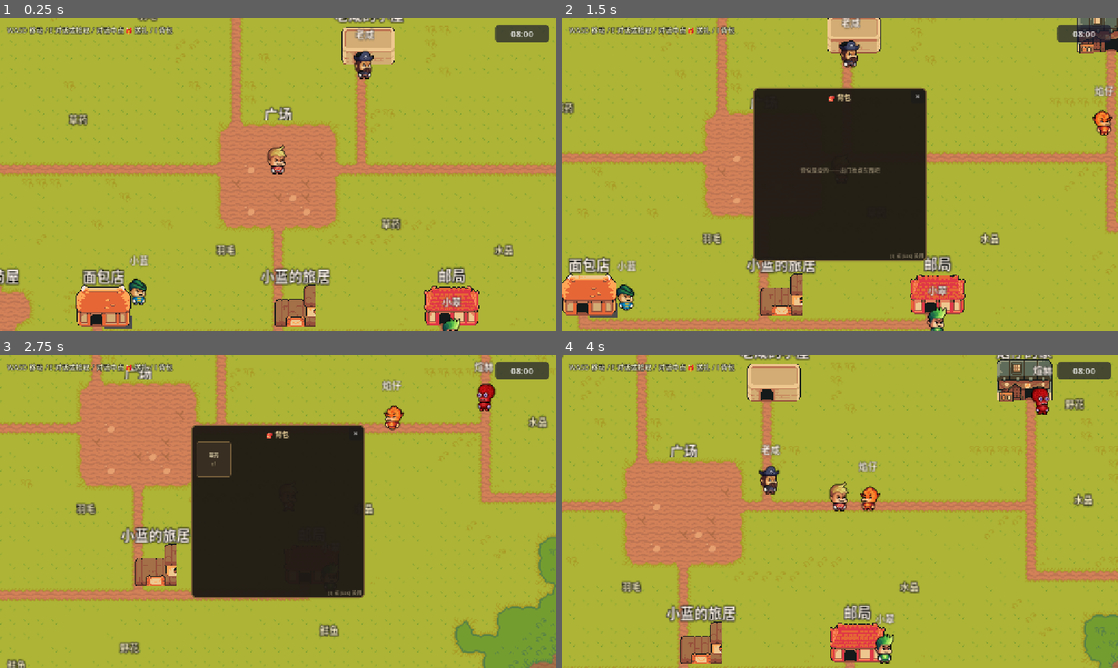
Above: before the commit, frames 1-4 (two rows, left to right).
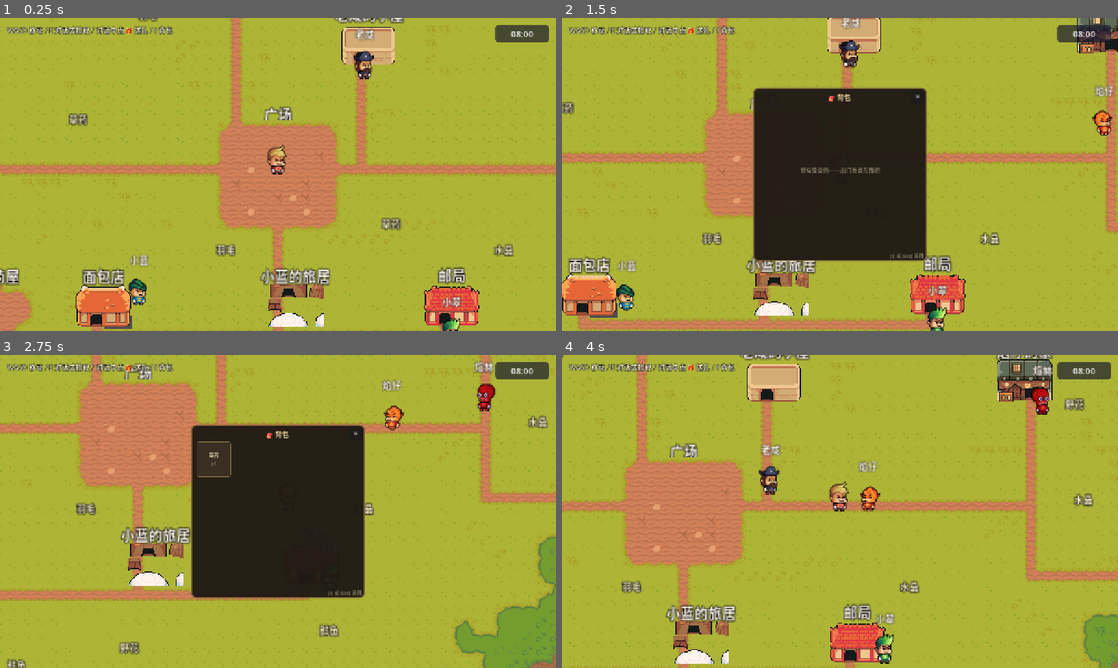
Above: after the commit, the same moments.

Repository: hotlddx-collab/game01
Game: Godot game, scene res://scenes/main.tscn
Same seed, same stepped clock (60 frames per second), same inputs: the game is played once before the commit and once after it.
Inputs:
- Up to frame 1 (0.25 s): no input
- Up to frame 2 (1.5 s): tap Enter at 0.5 s; hold D (move_right) 0.53-1.28 s; hold E (interact) 0.53-1.28 s; hold S (move_down) from 1.28 s (still down); tap I at 1.35 s
- Up to frame 3 (2.75 s): release S (move_down) at 2.03 s; hold D (move_right) from 2.03 s (still down); hold E (interact) from 2.03 s (still down)
- Up to frame 4 (4 s): release D (move_right) at 2.78 s; release E (interact) at 2.78 s; hold W (move_up) 2.78-3.53 s; tap I at 2.85 s; hold A (move_left) from 3.53 s (still down); hold E (interact) from 3.53 s (still down)

The runs differ from the first frame. In frame 1, 1.1% of the frame differs, in the area x 48-59%, y 85-99%; in frame 2, 1.2%; in frame 3, 1.2%, in the area x 23-33%, y 60-74%; in frame 4, 1.1%.

Commit message:
fix: 小蓝旅居换用白色圆顶屋 Rect2(0,144,64,48)

Diff:
--- a/scenes/main.tscn
+++ b/scenes/main.tscn
@@ -195,7 +195,7 @@
 building_id = "home_lan"
 display_name = "小蓝的旅居"
 sprite_texture = ExtResource("12_houses")
-sprite_region = Rect2(464, 0, 48, 48)
+sprite_region = Rect2(0, 144, 64, 48)
 entry_offset = Vector2(0, 24)
 
 [node name="StaticBody2D6" type="StaticBody2D" parent="Buildings/HomeMystic" unique_id=1630861459]
